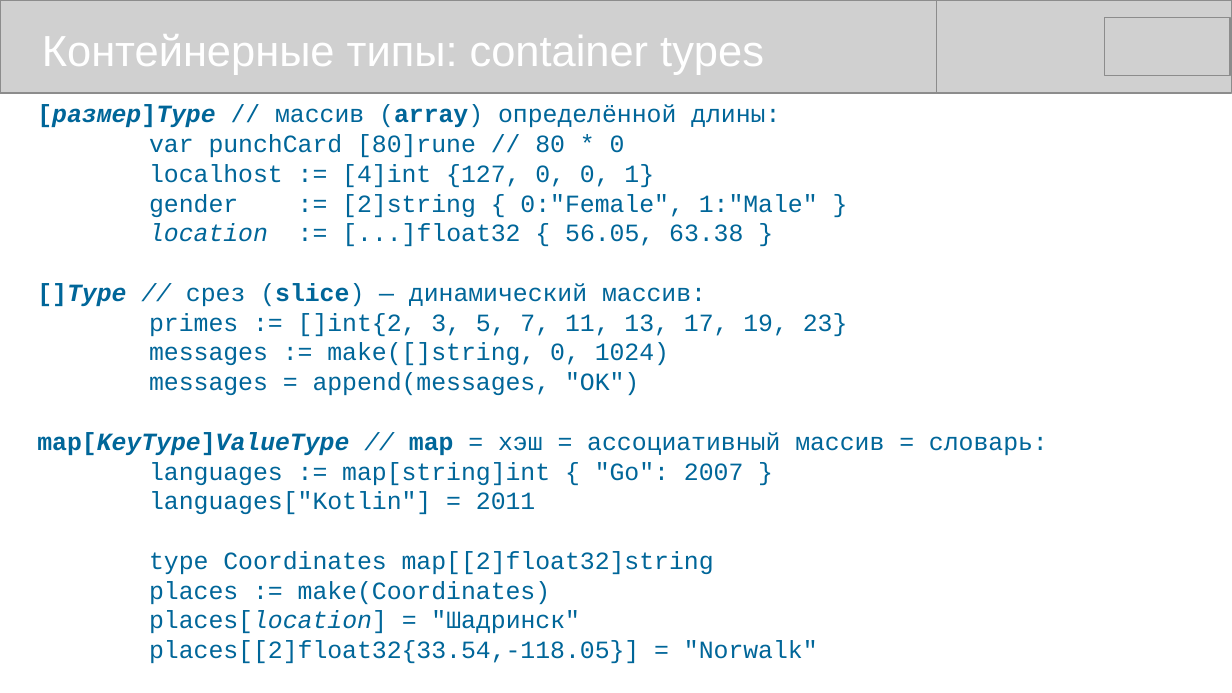
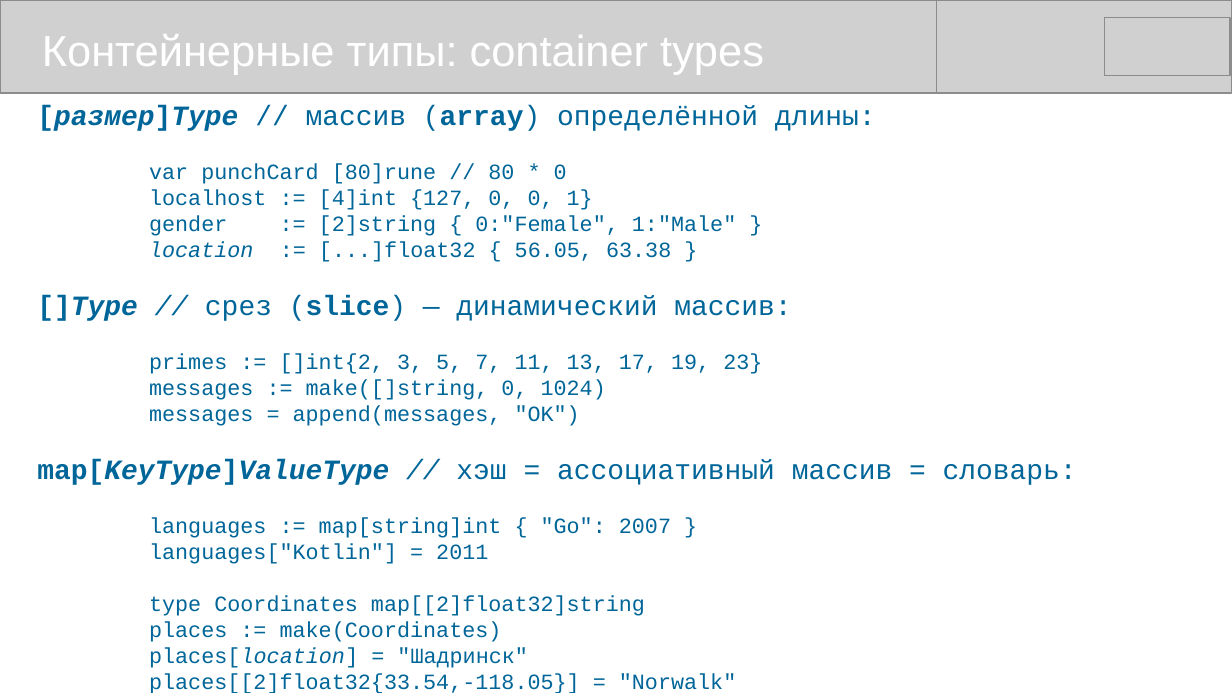
Before and after one commit to mike-shock/Go_language, a slide deck: slide 19 of Go_Preview.odp. Drawn at 1232x693 pixels with LibreOffice and Linux fonts; fonts in the diff are those of the drawing; grey boxes stand for pictures. Boxes give left, top, right and bottom in pixels: in the first picture for what was removed or moved away, otherwise in the second. Text is boxed around its words. In the diff, an @@ line names an element or a change of style, - is before the commit and + after.

```diff
--- a/Go_Preview.odp
+++ b/Go_Preview.odp
@@ text at box(37, 106, 876, 668): size 16 to 18 pt in "[размер]Type // массив (array) определённой длины:", "[]Type // срез (slice) — динамический массив:"; size 16 to 14 pt in "var punchCard [80]rune // 80 * 0", "localhost := [4]int {127, 0, 0, 1}", "gender := [2]string { 0:"Female", 1:"Male" }", "location := [...]float32 { 56.05, 63.38 }" and 9 more places @@
@@ text at box(37, 460, 1077, 485): text changed; size 16 to 18 pt @@
-map[KeyType]ValueType // map = хэш = ассоциативный массив = словарь:
+map[KeyType]ValueType // хэш = ассоциативный массив = словарь:
```
Also in this commit, not shown: 9 other slides changed, 1 other file.
